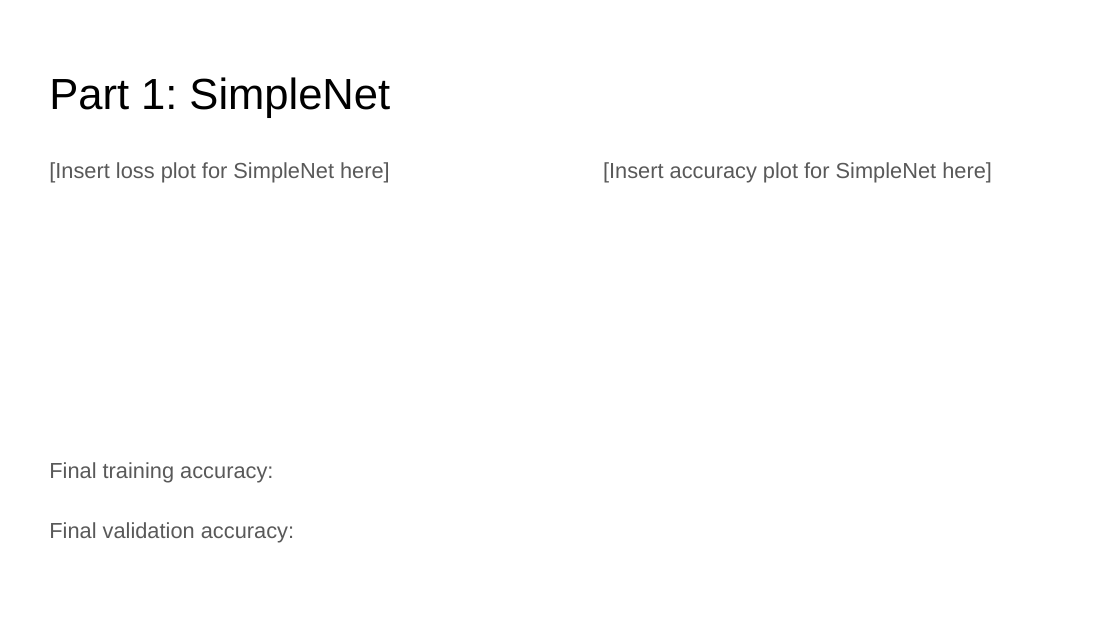
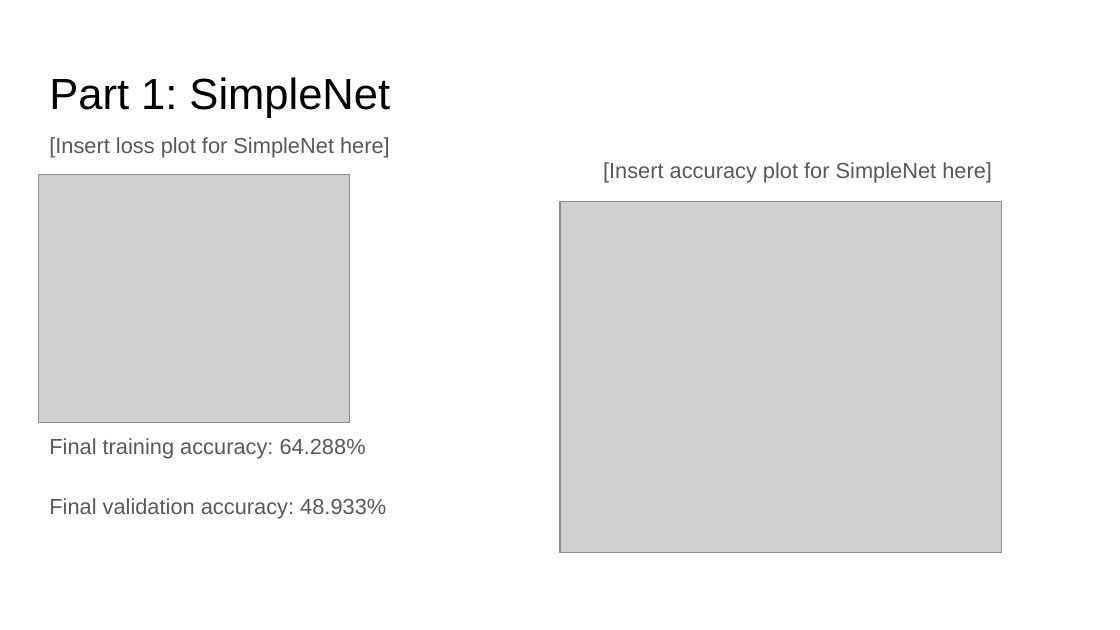
Before and after one commit to aashutoshav/Computer-Vision-Project-3, a slide deck: slide 2 of docs/proj3_report.pptx. Drawn at 1120x630 pixels with LibreOffice and Linux fonts; fonts in the diff are those of the drawing; grey boxes stand for pictures. Boxes give left, top, right and bottom in pixels: in the first picture for what was removed or moved away, otherwise in the second. Text is boxed around its words. In the diff, an @@ line names an element or a change of style, - is before the commit and + after.

```diff
--- a/docs/proj3_report.pptx
+++ b/docs/proj3_report.pptx
@@ text "[Insert loss plot for SimpleNet ...": place and size @@
-text "[Insert loss plot for SimpleNet ..." at <box>49,162,390,543</box>
+text "[Insert loss plot for SimpleNet ..." at <box>49,137,390,518</box>
@@ picture added at <box>38,175,349,422</box> @@
@@ picture added at <box>560,202,1001,553</box> @@
@@ text at <box>49,438,386,518</box>: text changed @@
-Final training accuracy:
-Final validation accuracy:
+Final training accuracy: 64.288%
+Final validation accuracy: 48.933%
```
Also in this commit, not shown: 11 other slides changed, 2 slides added, 2 slides removed, 2 other files.
